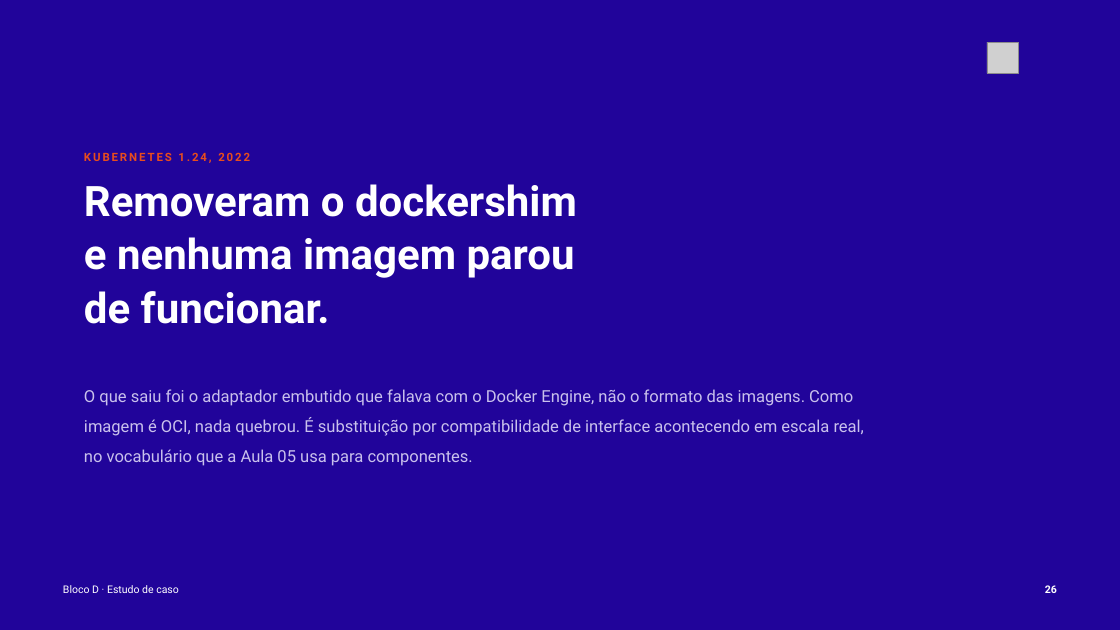
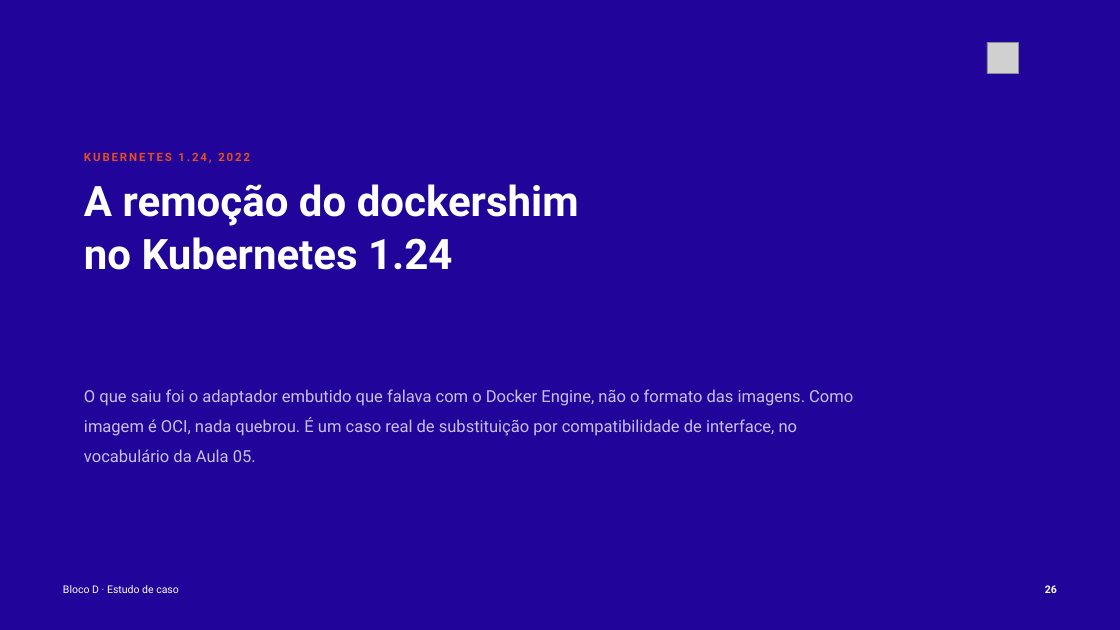
Before and after one commit to tcpassos/invite-app, a slide deck: slide 26 of trabalhos/T1-Docker-Invite-People.pptx. Drawn at 1120x630 pixels with LibreOffice and Linux fonts; fonts in the diff are those of the drawing; grey boxes stand for pictures. Boxes give left, top, right and bottom in pixels: in the first picture for what was removed or moved away, otherwise in the second. Text is boxed around its words. In the diff, an @@ line names an element or a change of style, - is before the commit and + after.

```diff
--- a/trabalhos/T1-Docker-Invite-People.pptx
+++ b/trabalhos/T1-Docker-Invite-People.pptx
@@ text at box(84, 184, 579, 270): text changed @@
-Removeram o dockershim
-e nenhuma imagem parou
-de funcionar.
+A remoção do dockershim
+no Kubernetes 1.24
@@ text at box(84, 389, 853, 462): text changed @@
-O que saiu foi o adaptador embutido que falava com o Docker Engine, não o formato das imagens. Como imagem é OCI, nada quebrou. É substituição por compatibilidade de interface acontecendo em escala real, no vocabulário que a Aula 05 usa para componentes.
+O que saiu foi o adaptador embutido que falava com o Docker Engine, não o formato das imagens. Como imagem é OCI, nada quebrou. É um caso real de substituição por compatibilidade de interface, no vocabulário da Aula 05.
```
Also in this commit, not shown: 28 other slides changed, 32 other files.
